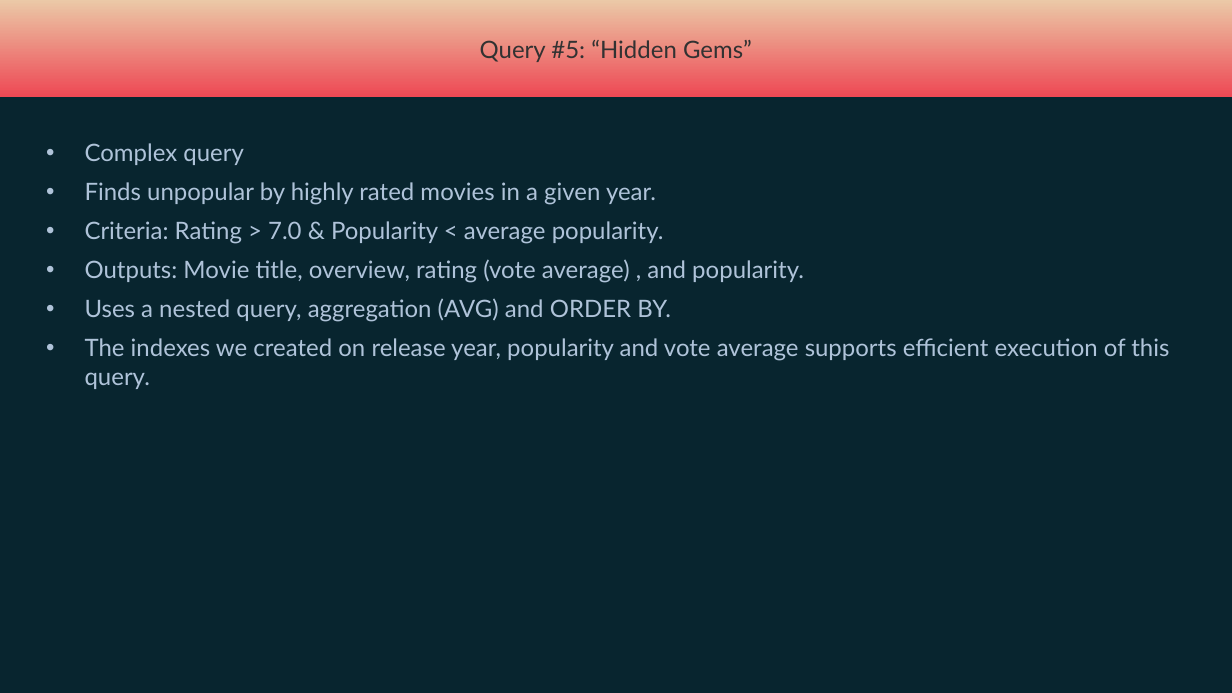
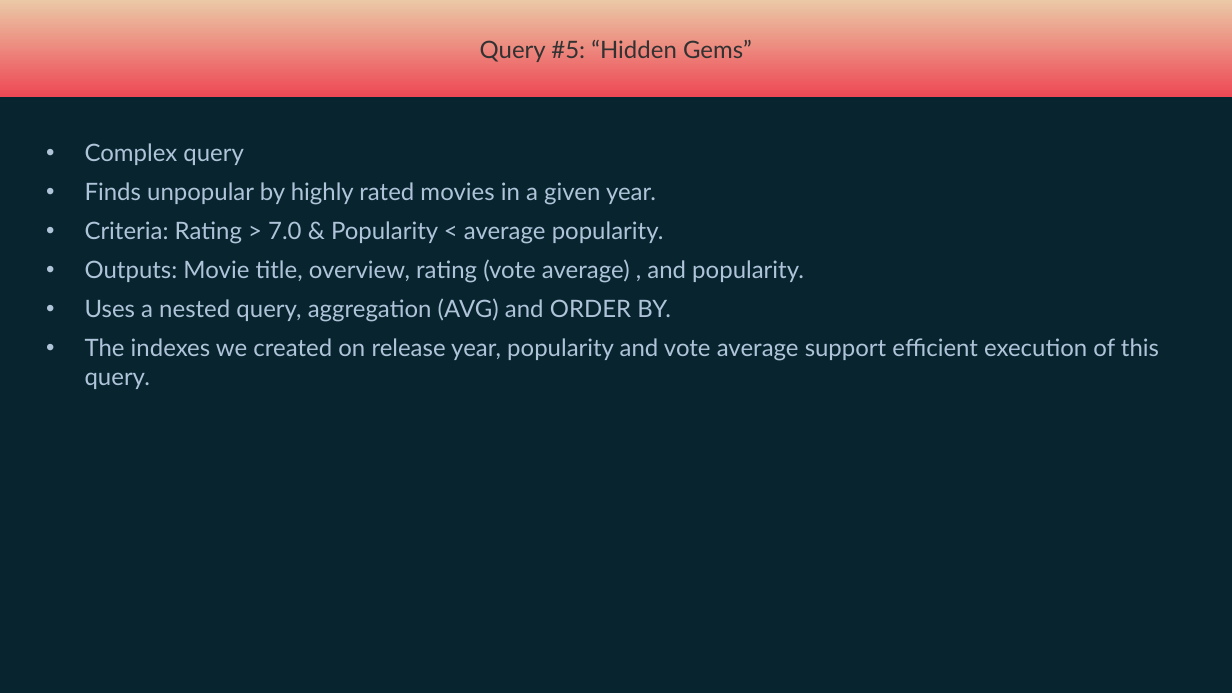
Before and after one commit to MichalBKM/DBMS_Project, a slide deck: slide 12 of do not ZIP for moodle/system_docs.pptx. Drawn at 1232x693 pixels with LibreOffice and Linux fonts; fonts in the diff are those of the drawing. Boxes give left, top, right and bottom in pixels: in the first picture for what was removed or moved away, otherwise in the second. Text is boxed around its words. In the diff, an @@ line names an element or a change of style, - is before the commit and + after.

```diff
--- a/do not ZIP for moodle/system_docs.pptx
+++ b/do not ZIP for moodle/system_docs.pptx
@@ text at (85, 338, 1159, 389): text changed @@
-• The indexes we created on release year, popularity and vote average supports efficient execution of this query.
+• The indexes we created on release year, popularity and vote average support efficient execution of this query.
```
Also in this commit, not shown: 8 other slides changed, 16 other files.
